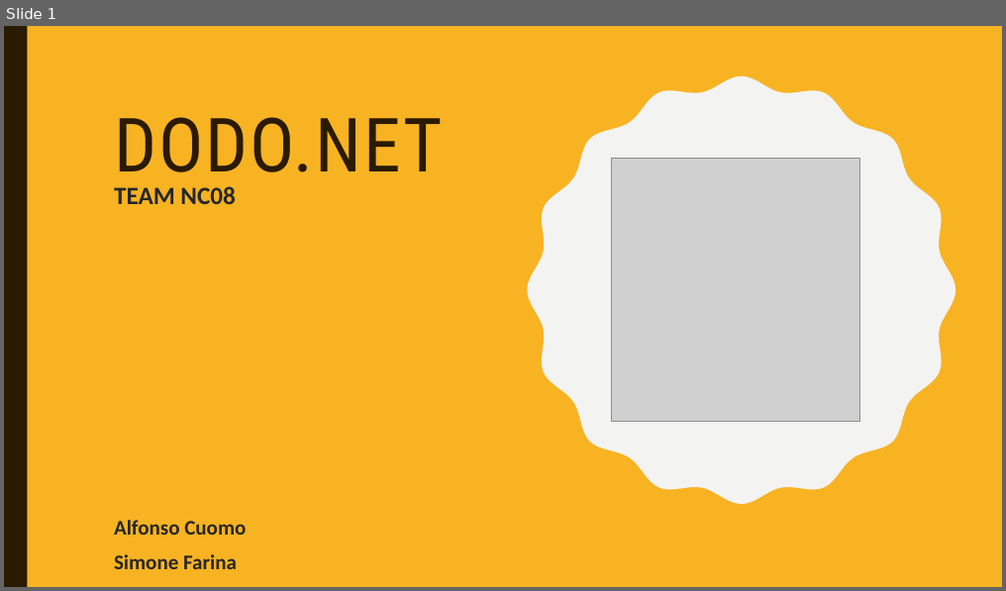
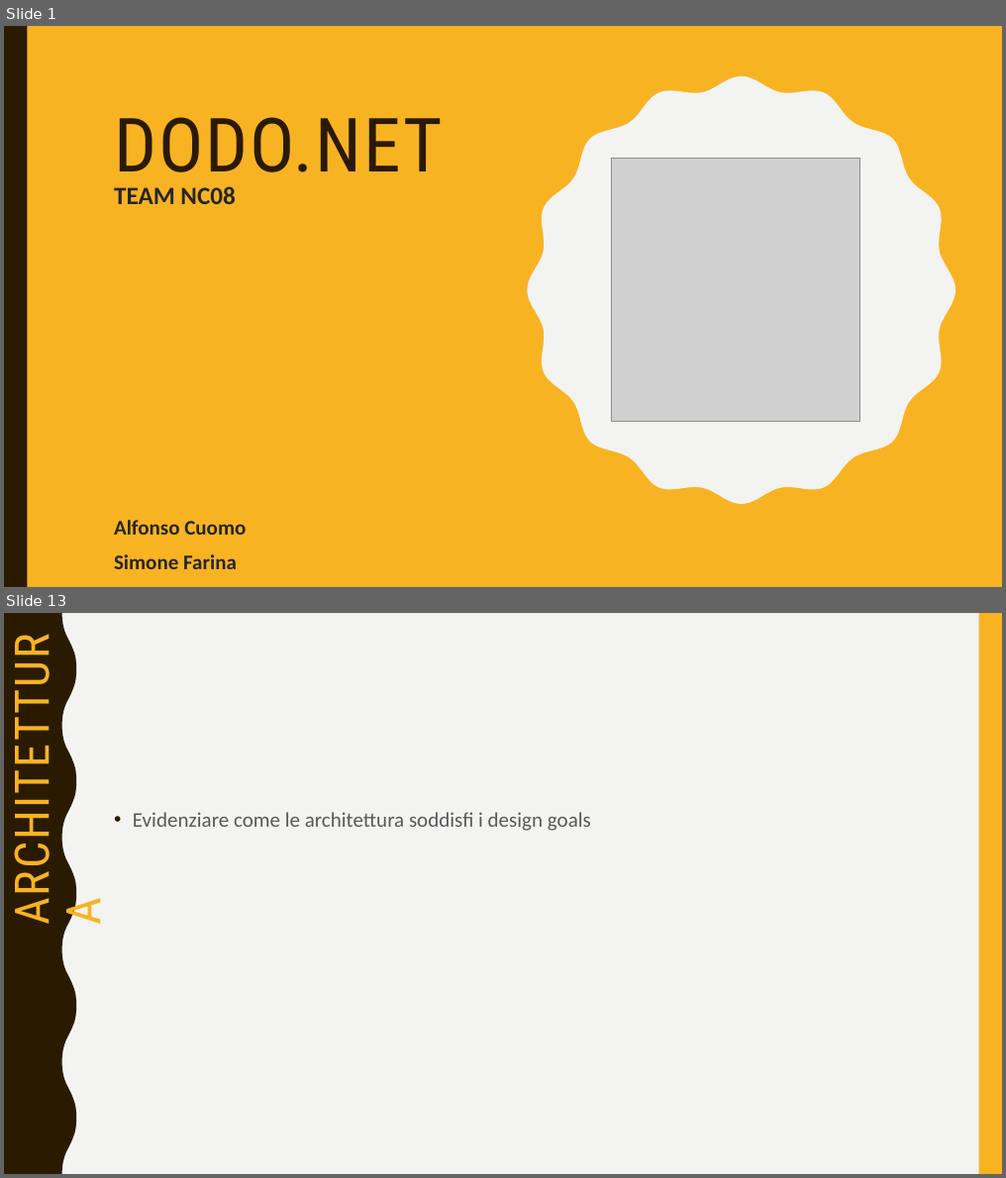
Before and after one commit to sfarina12/NC_05, a slide deck: Presentazione_Prima consegna/presentazione PrimaConsegna.pptx. Shown one above the other, each under a label of ours: slide 1 before the commit, slides 1 and 13 after it; the slides between them are not shown. The pictures are 1006x591 and 1006x1178 pixels, drawn with LibreOffice and Linux fonts; fonts in the diff are those of the drawing; grey boxes stand for pictures. Boxes give left, top, right and bottom in pixels: in the first picture for what was removed or moved away, otherwise in the second. Text is boxed around its words. In the diff, an @@ line names an element or a change of style, - is before the commit and + after.

```diff
--- a/Presentazione_Prima consegna/presentazione PrimaConsegna.pptx
+++ b/Presentazione_Prima consegna/presentazione PrimaConsegna.pptx
@@ slide 13 added at box(4, 613, 1002, 1174), background #F3F3F2; not listed: 2 template elements that a slide beside it also shows @@
@@ text added at box(133, 812, 591, 831), 20 pt, text #595959 @@
+• Evidenziare come le architettura soddisfi i design goals
@@ title added at box(305, 812, 404, 827), 45.9 pt, text #F8B323 @@
+ARCHITETTURA
```
Also in this commit, not shown: 1 slide changed, 14 other slides added, 7 other files.
